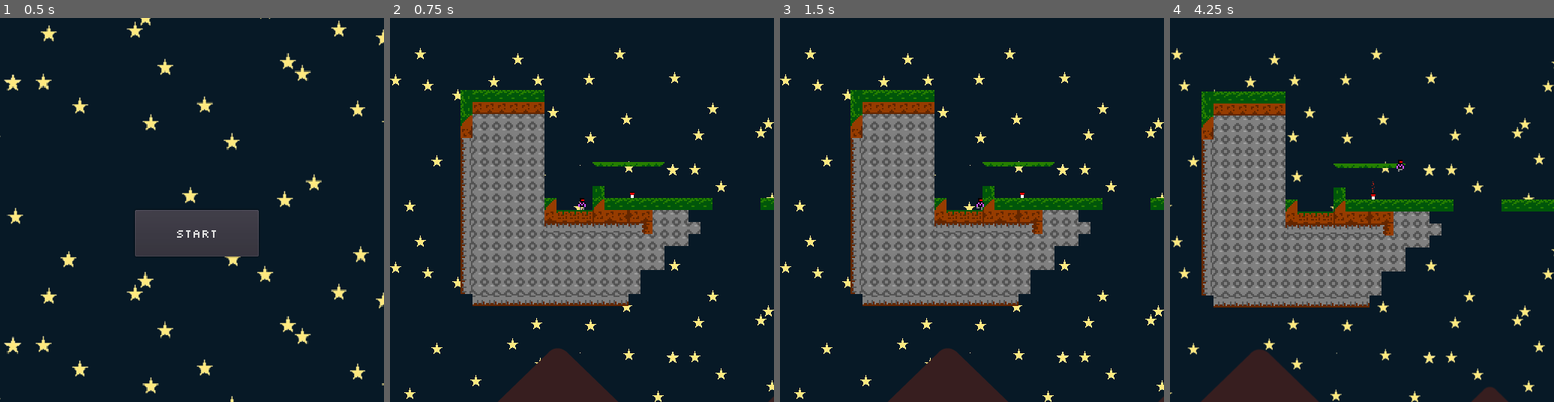
Above: before the commit, frames 1-4 (left to right).
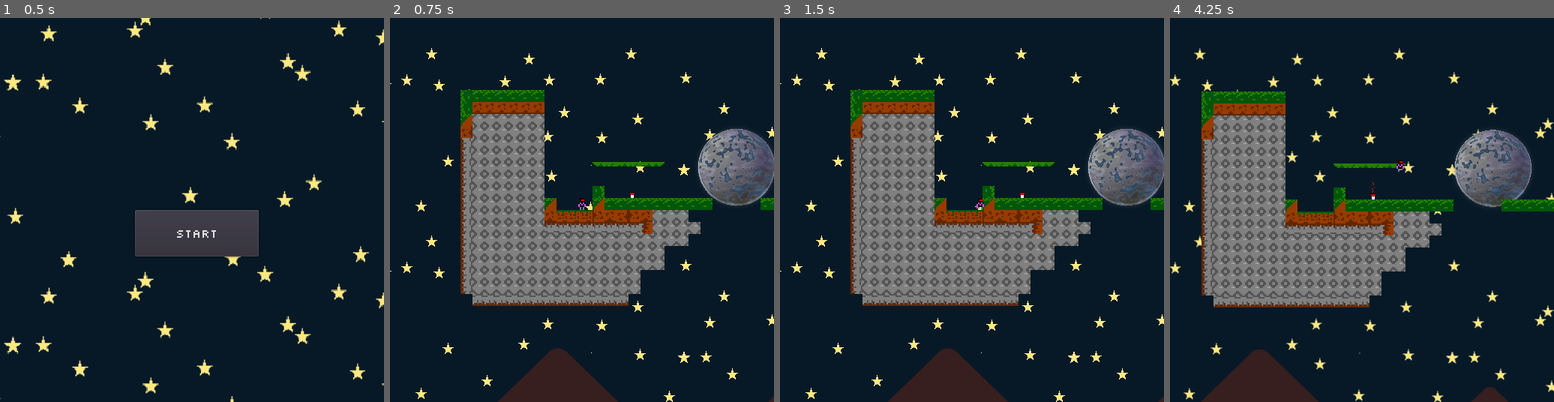
Above: after the commit, the same moments.

Repository: PandorasGit/P2-paroberts
Game: Godot game, scene res://MainMenu/MainMenu.tscn
Same seed, same stepped clock (60 frames per second), same inputs: the game is played once before the commit and once after it.
Inputs:
- Up to frame 1 (0.5 s): no input
- Up to frame 2 (0.75 s): click "START" at 0.5 s
- Up to frame 3 (1.5 s): tap Enter at 1.25 s; hold D (move_right) from 1.28 s (still down)
- Up to frame 4 (4.25 s): tap Space (jump) at 1.52, 2.27, 3.5, 3.77 s; release D (move_right) at 2.78 s; hold A (move_left) 2.78-3.53 s; hold D (move_right) from 3.53 s (still down)

Frame 1 is identical in both runs. In frame 2, 5.8% of the frame differs, in the area x 0-100%, y 7-100%; in frame 3, 5.8%; in frame 4, 7.0%.

Commit message:
Update project report in README

Diff:
--- a/project/Background/Background.tscn
+++ b/project/Background/Background.tscn
@@ -18,7 +18,7 @@
 centered = false
 
 [node name="StarLayer" type="ParallaxLayer" parent="."]
-motion_scale = Vector2( 0.6, 0.3 )
+motion_scale = Vector2( 0.3, 0.3 )
 motion_mirroring = Vector2( 950, 250.048 )
 
 [node name="Stars" type="Sprite" parent="StarLayer"]
@@ -27,16 +27,16 @@
 centered = false
 
 [node name="PlanetLayer" type="ParallaxLayer" parent="."]
-motion_scale = Vector2( 1.1, 1 )
+motion_scale = Vector2( 0.6, 1 )
 motion_offset = Vector2( 200, 0 )
 
 [node name="GreyPlanet" type="Sprite" parent="PlanetLayer"]
-position = Vector2( 934, 485 )
+position = Vector2( 36.0001, 423 )
 scale = Vector2( 0.1, 0.1 )
 texture = ExtResource( 2 )
 
 [node name="BluePlanet" type="Sprite" parent="PlanetLayer"]
-position = Vector2( 54, 99 )
+position = Vector2( 222, 379 )
 scale = Vector2( 0.01, 0.01 )
 texture = ExtResource( 3 )
 
--- a/project/World/World.gd
+++ b/project/World/World.gd
@@ -5,6 +5,7 @@
 
 
 var _active_checkpoint := Vector2(50, 480)
+var _kill_line := 600
 
 
 onready var _player := find_node("Player")
@@ -25,7 +26,7 @@
 
 
 func _process(_delta: float) -> void:
-	if _player.position.y > 600:
+	if _player.position.y > _kill_line:
 		_player.position = Vector2( _player.position.x, 599)
 		emit_signal("killed")
 
--- a/project/project.godot
+++ b/project/project.godot
@@ -38,6 +38,7 @@
 jump={
 "deadzone": 0.5,
 "events": [ Object(InputEventKey,"resource_local_to_scene":false,"resource_name":"","device":0,"alt":false,"shift":false,"control":false,"meta":false,"command":false,"pressed":false,"scancode":32,"physical_scancode":0,"unicode":0,"echo":false,"script":null)
+, Object(InputEventKey,"resource_local_to_scene":false,"resource_name":"","device":0,"alt":false,"shift":false,"control":false,"meta":false,"command":false,"pressed":false,"scancode":87,"physical_scancode":0,"unicode":0,"echo":false,"script":null)
  ]
 }
 
Not shown, changed: README.md
